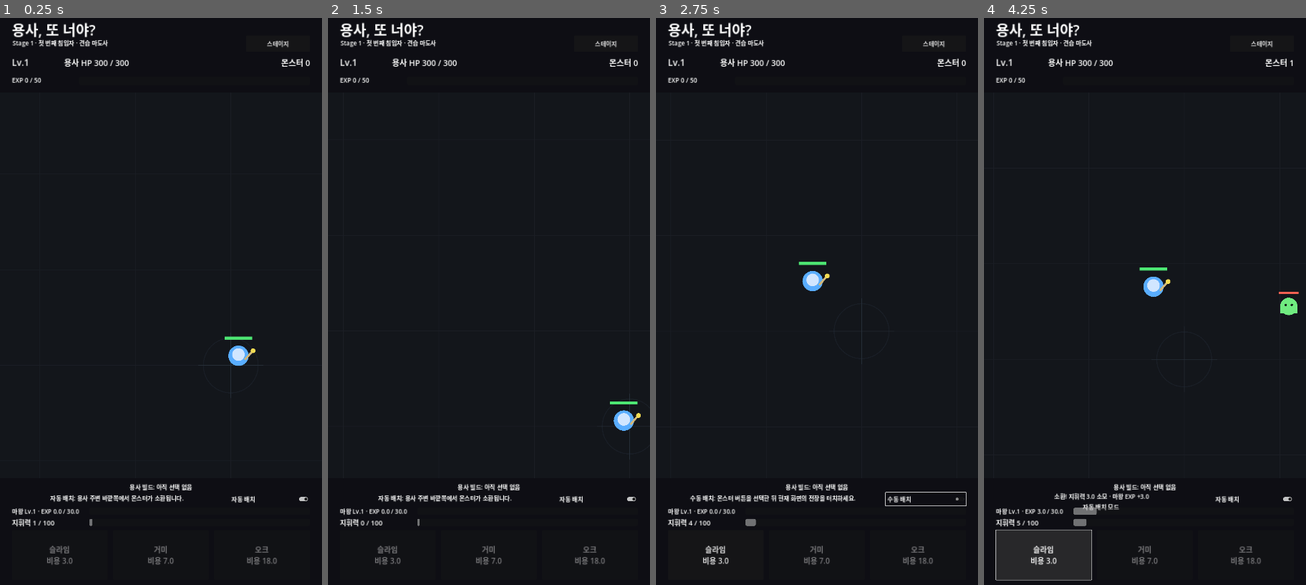
Above: before the commit, frames 1-4 (left to right).
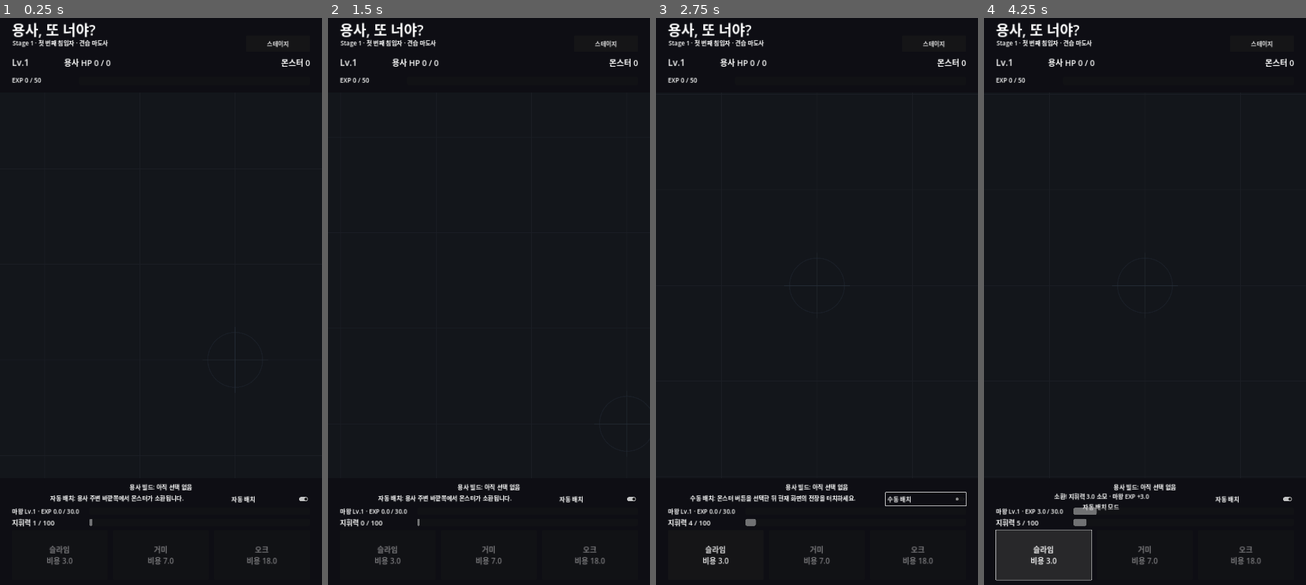
Above: after the commit, the same moments.

Repository: MinSung0732/Again-Hero-
Game: Godot game, scene res://src/main/Main.tscn
Two runs of this game, one before a commit and one after it. Both use one fixed random seed, a clock stepped at 60 frames per second and the inputs below.
Inputs:
- Up to frame 1 (0.25 s): no input
- Up to frame 2 (1.5 s): click "스테이지" at 0.5 s; click "Stage 1 · 첫 번째 침입자 견습 마도사 · 해…" at 1.25 s
- Up to frame 3 (2.75 s): click "자동 배치" at 2 s
- Up to frame 4 (4.25 s): click "수동 배치" at 2.75 s; click "슬라임 비용 3.0" at 3.5 s

The runs differ from the first frame. In frame 1, 0.4% of the frame differs, in the area x 29-82%, y 7-68%; in frame 2, 0.3%; in frame 3, 0.4%; in frame 4, 0.5%, in the area x 29-98%, y 7-53%.
Error before the commit: Invalid call to function 'get_name' in base 'GDScript'. Expected 0 arguments. (res://src/battle/battle.gd:378)
Error after the commit: Parse Error: Too many arguments for "choose_candidate()" call. Expected at most 3 but received 4. (res://src/hero/hero.gd:521)

Commit message:
feat: add delayed hero AI perception snapshots

Diff:
--- a/src/hero/hero.gd
+++ b/src/hero/hero.gd
@@ -33,6 +33,11 @@
 var hero_display_name: String = "견습 마도사"
 var hero_archetype: String = "ranged_kiter"
 var sprite_sheet_path: String = ""
+var ai_settings: Dictionary = {
+	"observation_interval": 4.0,
+	"stack_inertia": 1.0,
+	"new_branch_penalty": 0.5,
+}
 
 var battlefield_size: Vector2 = Vector2(3200, 3200)
 
@@ -58,6 +63,9 @@
 
 var ai_memory_clock: float = 0.0
 var offensive_memory_events: Array = []
+var ai_observation_timer: float = 0.0
+var ai_observed_context: Dictionary = {}
+var ai_observed_context_time: float = 0.0
 
 @onready var follow_camera: Camera2D = $Camera2D
 @onready var hero_sprite: AnimatedSprite2D = $HeroSprite
@@ -70,6 +78,9 @@
 	hero_display_name = String(profile.get("display_name", hero_display_name))
 	hero_archetype = String(profile.get("archetype", hero_archetype))
 	sprite_sheet_path = String(profile.get("sprite_sheet_path", ""))
+	var profile_ai_settings: Dictionary = profile.get("ai_settings", {})
+	if not profile_ai_settings.is_empty():
+		ai_settings = profile_ai_settings.duplicate(true)
 
 	max_hp = int(profile.get("max_hp", max_hp))
 	move_speed = float(profile.get("move_speed", move_speed))
@@ -95,6 +106,7 @@
 	exp_to_next_level = _required_exp_for_level(level)
 	strafe_sign = -1.0 if randf() < 0.5 else 1.0
 	_pick_new_wander_target()
+	_refresh_ai_observation()
 	health_changed.emit(current_hp, max_hp)
 	progression_changed.emit(level, current_exp, exp_to_next_level)
 	queue_redraw()
@@ -106,6 +118,10 @@
 
 	ai_memory_clock += delta
 	_prune_offensive_memory()
+
+	ai_observation_timer = maxf(ai_observation_timer - delta, 0.0)
+	if ai_observation_timer <= 0.0:
+		_refresh_ai_observation()
 
 	attack_timer = maxf(attack_timer - delta, 0.0)
 	retarget_timer = maxf(retarget_timer - delta, 0.0)
@@ -497,8 +513,13 @@
 	level_flash_timer = 0.45
 
 	var candidates: Array = AUGMENT_CATALOG.roll_candidates(3)
-	var ai_context: Dictionary = _build_ai_context()
-	var chosen: Dictionary = BUILD_AI.choose_candidate(candidates, ai_context, build_counts)
+	var ai_context: Dictionary = _get_ai_decision_context()
+	var chosen: Dictionary = BUILD_AI.choose_candidate(
+		candidates,
+		ai_context,
+		build_counts,
+		ai_settings
+	)
 	_apply_augment(chosen)
 
 	health_changed.emit(current_hp, max_hp)
@@ -511,6 +532,29 @@
 		get_build_summary()
 	)
 	queue_redraw()
+
+func _refresh_ai_observation() -> void:
+	var interval := maxf(float(ai_settings.get("observation_interval", 4.0)), 0.25)
+	ai_observed_context = _build_ai_context().duplicate(true)
+	ai_observed_context_time = ai_memory_clock
+	ai_observation_timer = interval
+
+func _get_ai_decision_context() -> Dictionary:
+	if ai_observed_context.is_empty():
+		_refresh_ai_observation()
+
+	var context := ai_observed_context.duplicate(true)
+	context["observation_age"] = maxf(ai_memory_clock - ai_observed_context_time, 0.0)
+	context["observation_interval"] = maxf(
+		float(ai_settings.get("observation_interval", 4.0)),
+		0.25
+	)
+	return context
+
+func get_ai_observation_summary() -> String:
+	var interval := maxf(float(ai_settings.get("observation_interval", 4.0)), 0.25)
+	var age := maxf(ai_memory_clock - ai_observed_context_time, 0.0)
+	return "관측 주기 %.1f초 · 현재 판단 정보 %.1f초 전" % [interval, age]
 
 func _build_ai_context() -> Dictionary:
 	var nearby_count: int = 0
